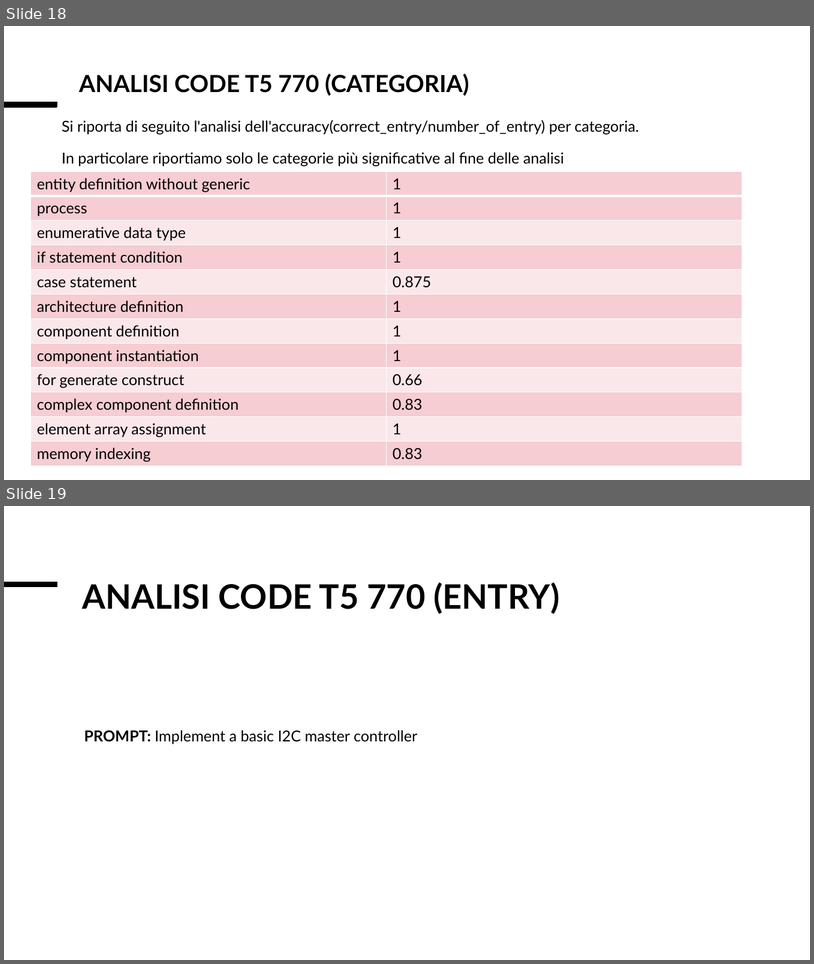
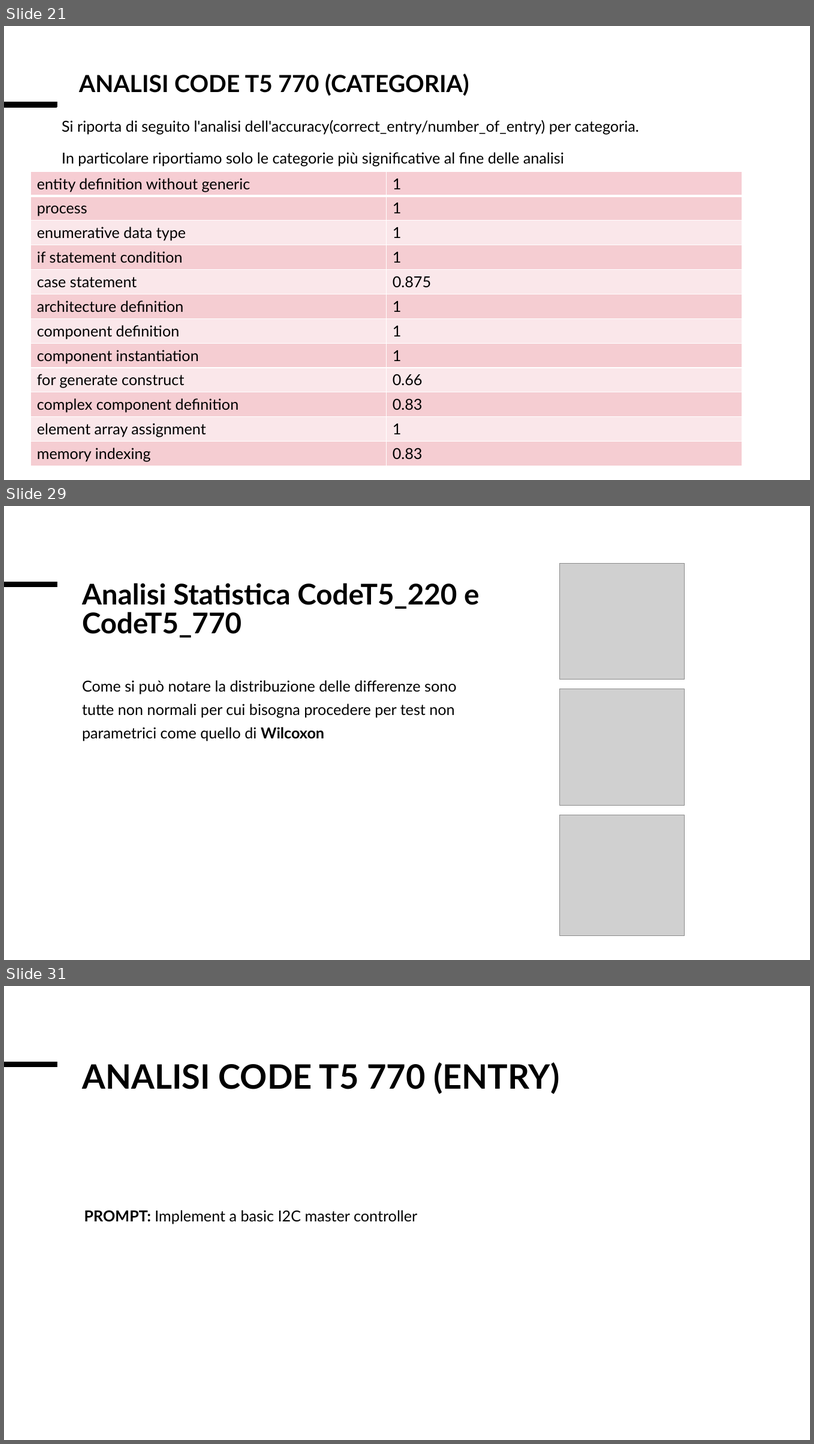
Before and after one commit to Simpronic/Tesi_Generatore_VHDL, a slide deck: altro/Presentazione_risultati.pptx. Shown one above the other, each under a label of ours: slides 18 and 19 before the commit, slides 21, 29 and 31 after it; the slides between them are not shown. The pictures are 814x964 and 814x1444 pixels, drawn with LibreOffice and Linux fonts; fonts in the diff are those of the drawing; grey boxes stand for pictures. Boxes give left, top, right and bottom in pixels: in the first picture for what was removed or moved away, otherwise in the second. Text is boxed around its words. In the diff, an @@ line names an element or a change of style, - is before the commit and + after.

```diff
--- a/altro/Presentazione_risultati.pptx
+++ b/altro/Presentazione_risultati.pptx
@@ slide 29 added at bbox=[4, 506, 810, 960], background #FFFFFF; not listed: 1 template element that a slide beside it also shows @@
@@ picture added at bbox=[561, 563, 686, 679] @@
@@ line added from (4, 585) to (57, 585), #000000 6.75 pt @@
@@ title added at bbox=[82, 583, 479, 637], 34 pt, text #000000, bold @@
+Analisi Statistica CodeT5_220 e CodeT5_770
@@ text added at bbox=[82, 680, 457, 741], 18 pt, text #000000 @@
+Come si può notare la distribuzione delle differenze sono tutte non normali per cui bisogna procedere per test non parametrici come quello di Wilcoxon
@@ picture added at bbox=[561, 688, 685, 805] @@
@@ picture added at bbox=[561, 814, 685, 935] @@
@@ what was slide 18 is now slide 21 @@
@@ what was slide 19 is now slide 31 @@
```
Also in this commit, not shown: 5 slides changed, 10 other slides added, 1 slide removed, 3 other files.
